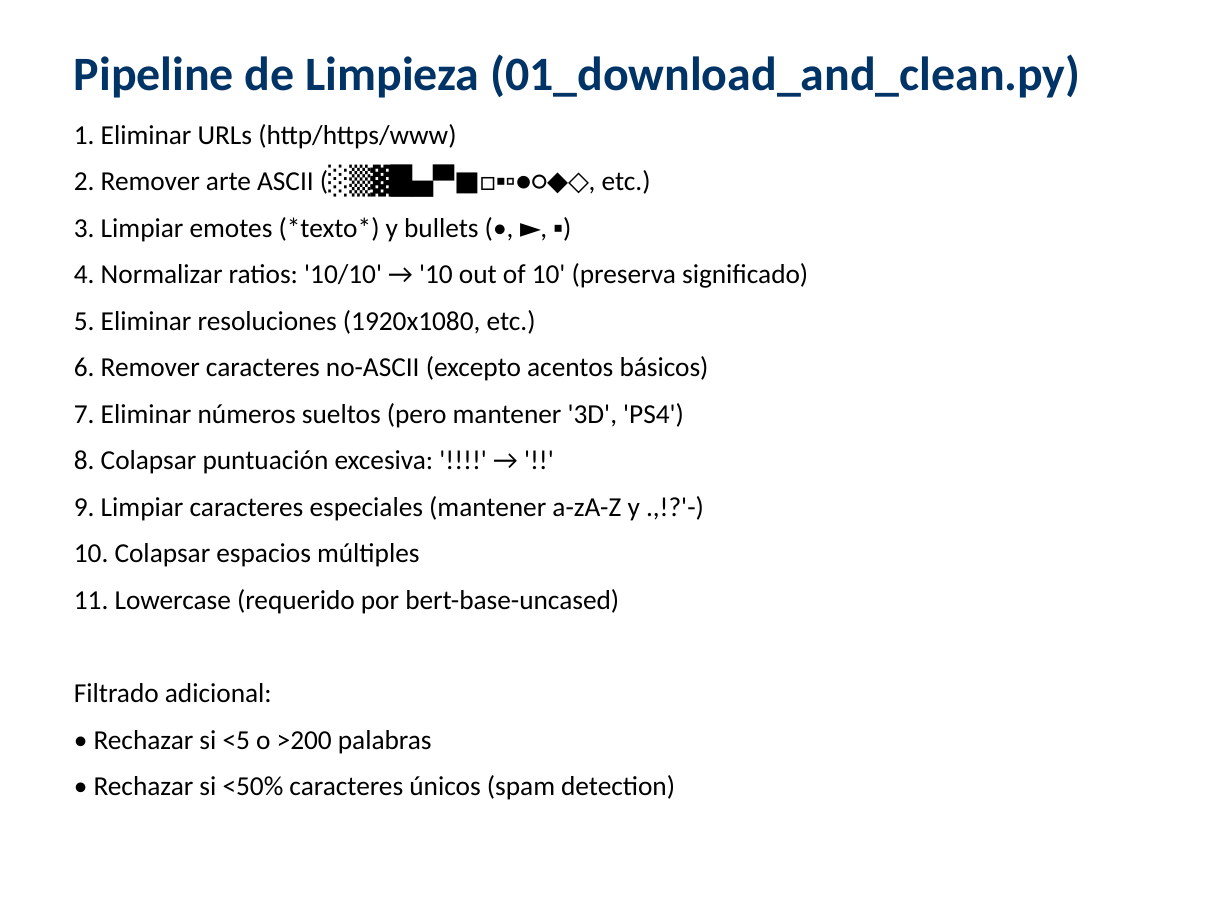
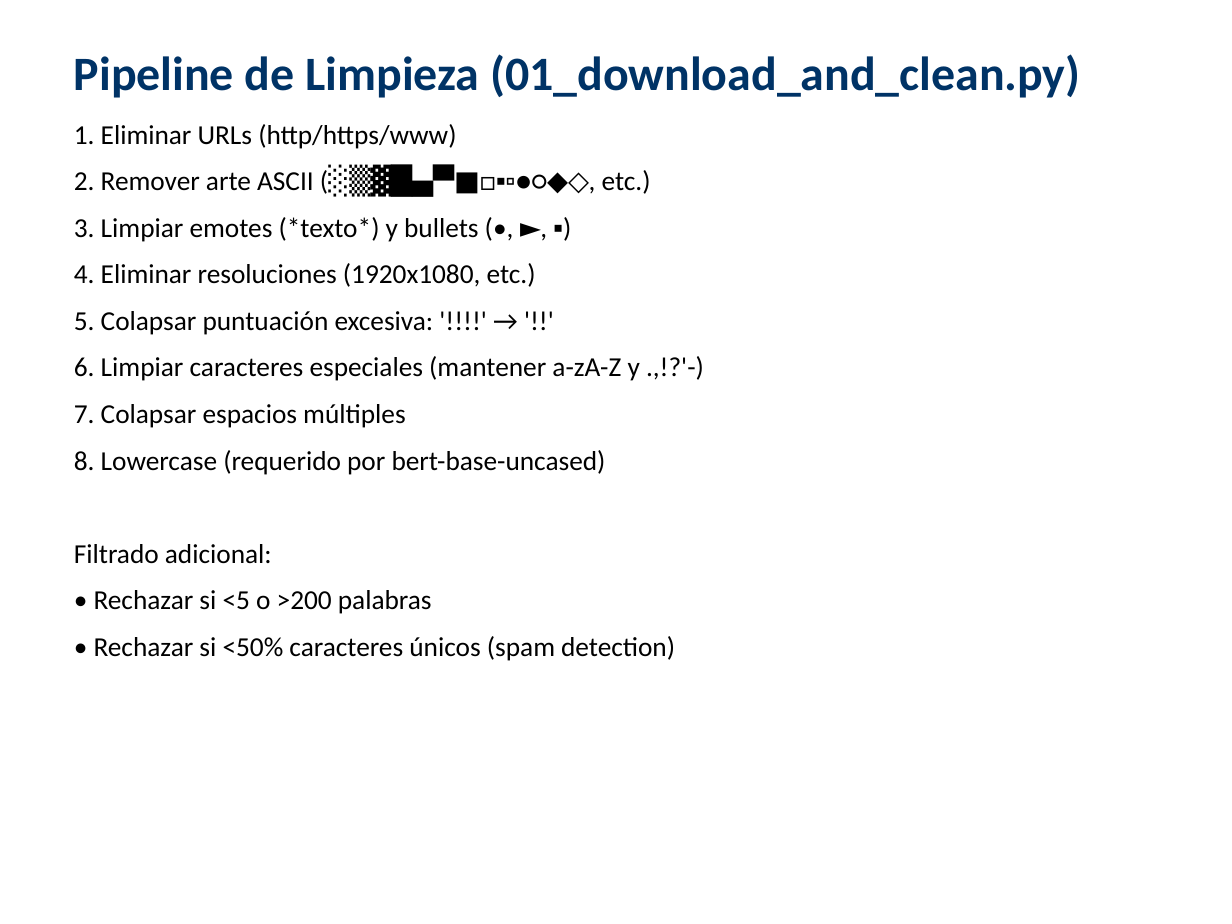
Before and after one commit to aguilarezequiel/stem-review-classifier, a slide deck: slide 24 of docs/Presentacion_Final_Steam_Classifier.pptx (slide 23 before the commit). Drawn at 1232x924 pixels with LibreOffice and Linux fonts; fonts in the diff are those of the drawing. Boxes give left, top, right and bottom in pixels: in the first picture for what was removed or moved away, otherwise in the second. Text is boxed around its words. In the diff, an @@ line names an element or a change of style, - is before the commit and + after.

```diff
--- a/docs/Presentacion_Final_Steam_Classifier.pptx
+++ b/docs/Presentacion_Final_Steam_Classifier.pptx
@@ text at (74,263,640,475): text changed @@
-4. Normalizar ratios: '10/10' → '10 out of 10' (preserva significado)
-5. Eliminar resoluciones (1920x1080, etc.)
-6. Remover caracteres no-ASCII (excepto acentos básicos)
-7. Eliminar números sueltos (pero mantener '3D', 'PS4')
-8. Colapsar puntuación excesiva: '!!!!' → '!!'
-9. Limpiar caracteres especiales (mantener a-zA-Z y .,!?'-)
-10. Colapsar espacios múltiples
-11. Lowercase (requerido por bert-base-uncased)
+4. Eliminar resoluciones (1920x1080, etc.)
+5. Colapsar puntuación excesiva: '!!!!' → '!!'
+6. Limpiar caracteres especiales (mantener a-zA-Z y .,!?'-)
+7. Colapsar espacios múltiples
+8. Lowercase (requerido por bert-base-uncased)
```
Also in this commit, not shown: 27 other slides changed, 4 slides added, 2 slides removed.
